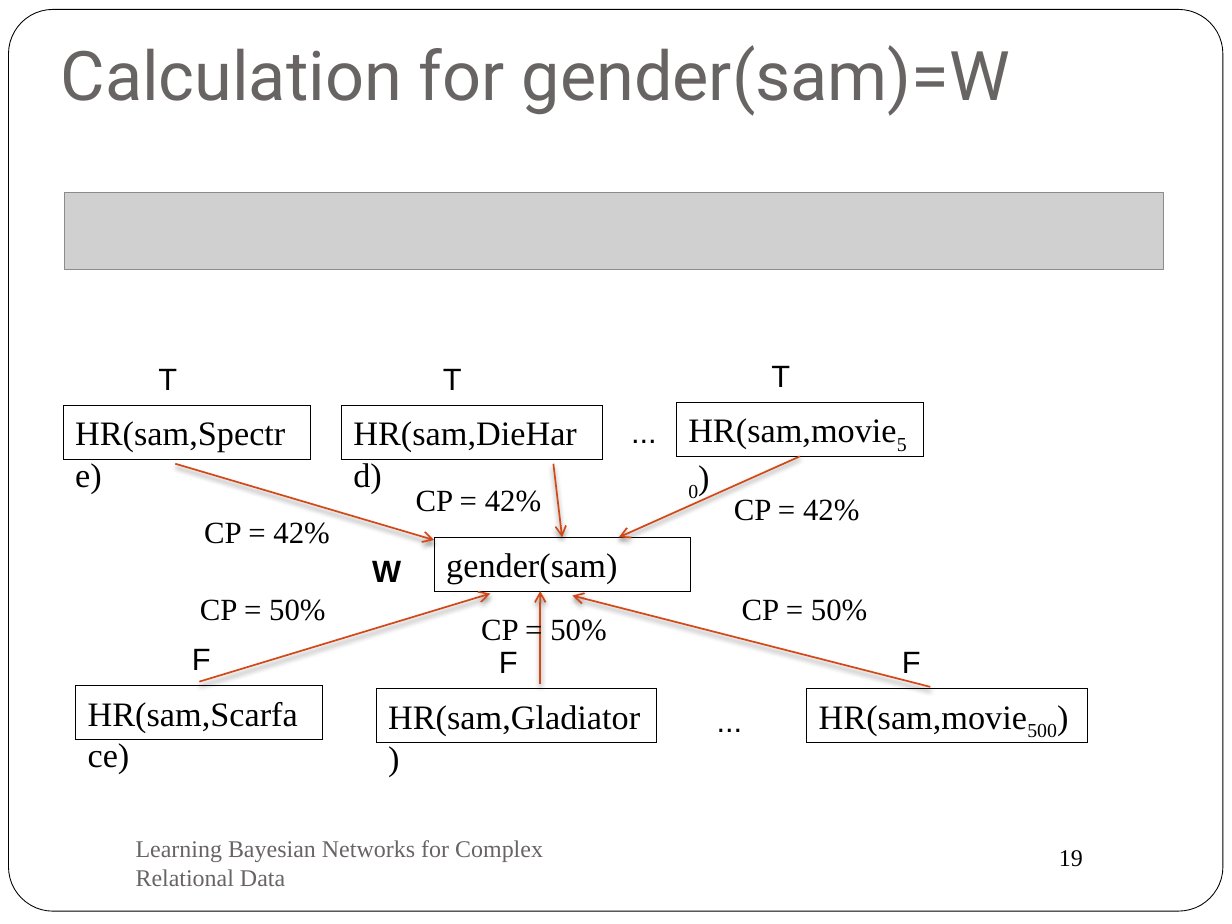
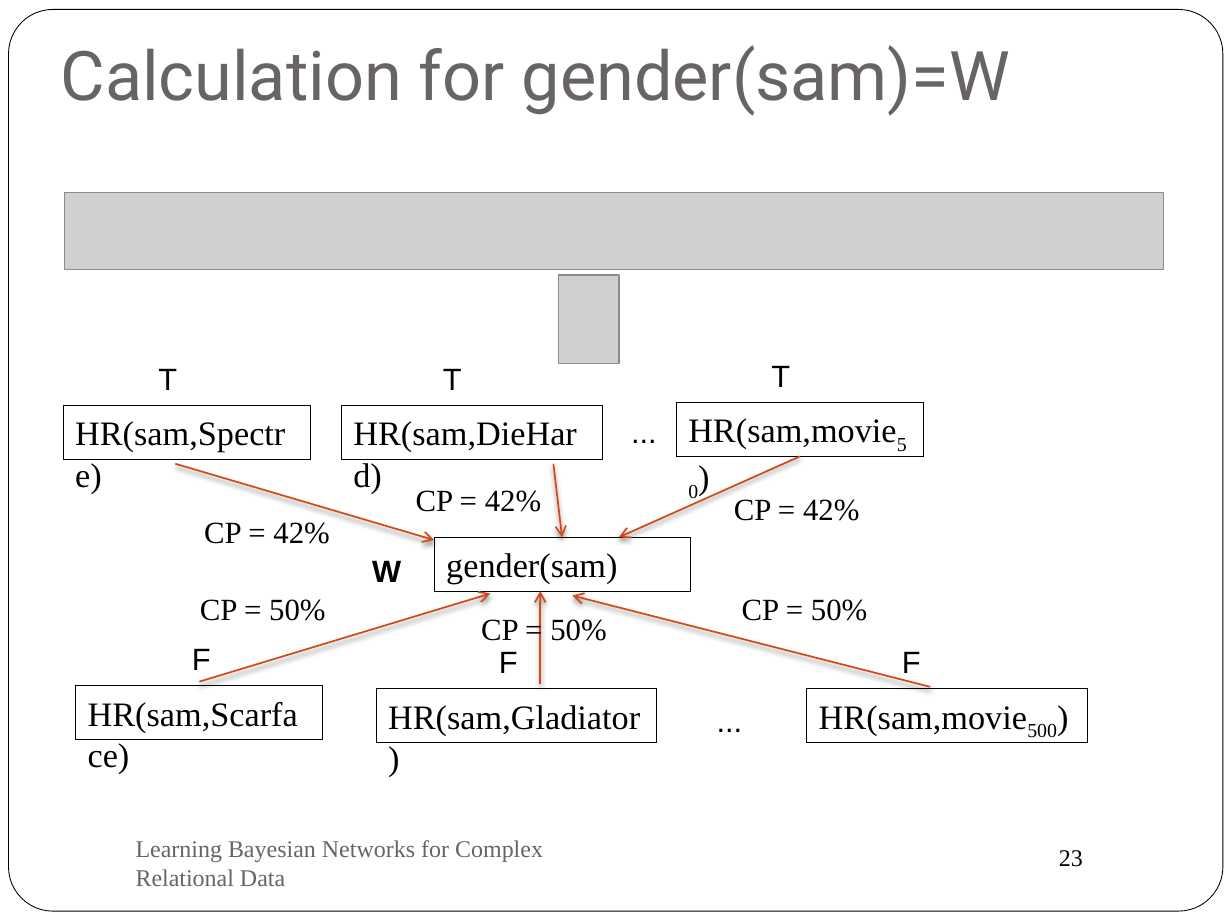
Before and after one commit to oschulte/srl-tutorial-slides, a slide deck: slide 23 of ch5-rel-bayes-net-classifier.pptx (slide 19 before the commit). Drawn at 1232x924 pixels with LibreOffice and Linux fonts; fonts in the diff are those of the drawing; grey boxes stand for pictures. Boxes give left, top, right and bottom in pixels: in the first picture for what was removed or moved away, otherwise in the second. Text is boxed around its words. In the diff, an @@ line names an element or a change of style, - is before the commit and + after.

```diff
--- a/ch5-rel-bayes-net-classifier.pptx
+++ b/ch5-rel-bayes-net-classifier.pptx
@@ picture added at bbox=[558, 275, 618, 363] @@
@@ page number at bbox=[1059, 850, 1083, 867]: text changed @@
-19
+23
```
Also in this commit, not shown: 2 other slides changed, 8 slides added, 1 other file.
